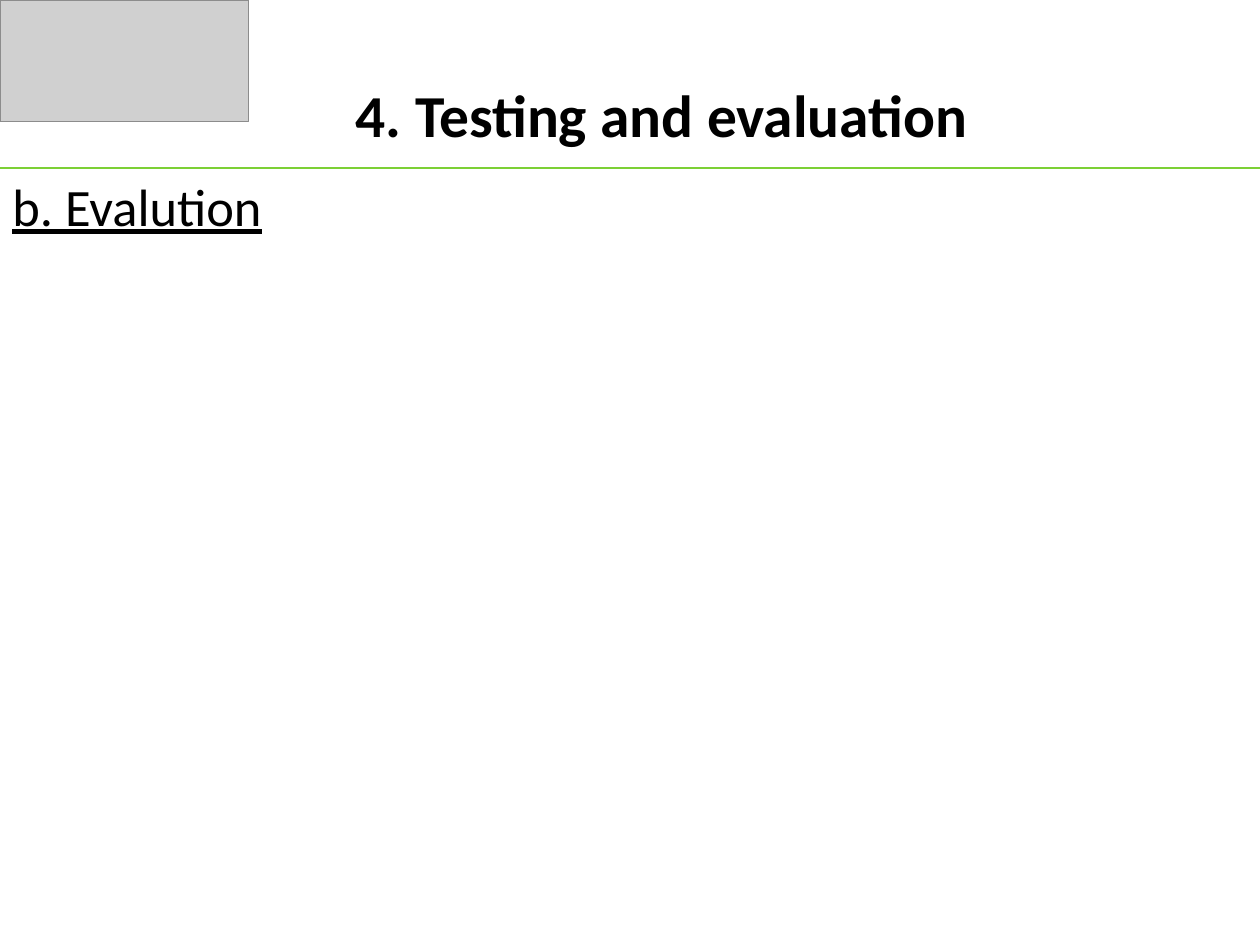
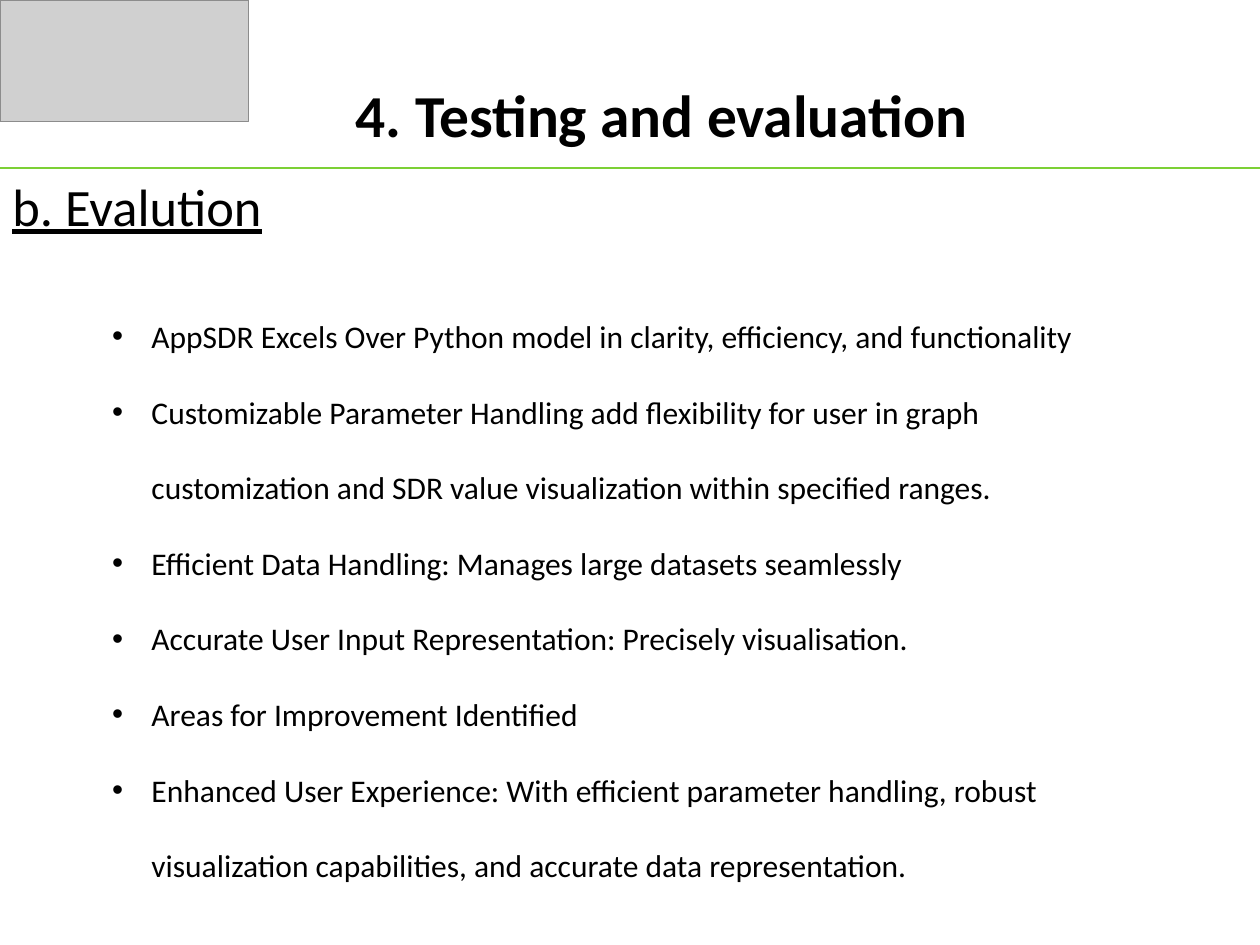
Before and after one commit to tongngocminhanh/MAUI_App_SDR, a slide deck: slide 14 of MySEProject/Documentation/ML22-23-8 Implement the SDR representation in the MAUI application.pptx (slide 9 before the commit). Drawn at 1260x945 pixels with LibreOffice and Linux fonts; fonts in the diff are those of the drawing; grey boxes stand for pictures. Boxes give left, top, right and bottom in pixels: in the first picture for what was removed or moved away, otherwise in the second. Text is boxed around its words. In the diff, an @@ line names an element or a change of style, - is before the commit and + after.

Commit message:
update constraint for inputs, readme, usermanual, power point

```diff
--- a/MySEProject/Documentation/ML22-23-8 Implement the SDR representation in the MAUI application.pptx
+++ b/MySEProject/Documentation/ML22-23-8 Implement the SDR representation in the MAUI application.pptx
@@ text added at (151, 326, 1072, 882), 18 pt, text #000000 @@
+• AppSDR Excels Over Python model in clarity, efficiency, and functionality
+• Customizable Parameter Handling add flexibility for user in graph customization and SDR value visualization within specified ranges.
+• Efficient Data Handling: Manages large datasets seamlessly
+• Accurate User Input Representation: Precisely visualisation.
+• Areas for Improvement Identified
+• Enhanced User Experience: With efficient parameter handling, robust visualization capabilities, and accurate data representation.
```
Also in this commit, not shown: 8 other slides changed, 5 slides added, 18 other files.
